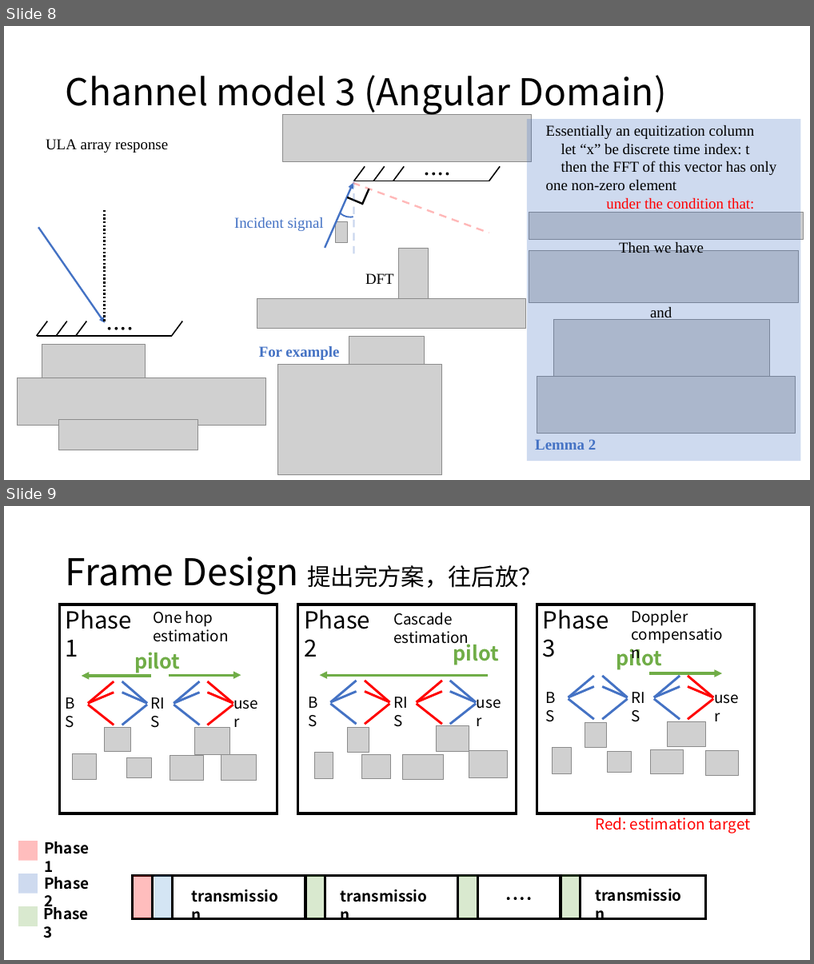
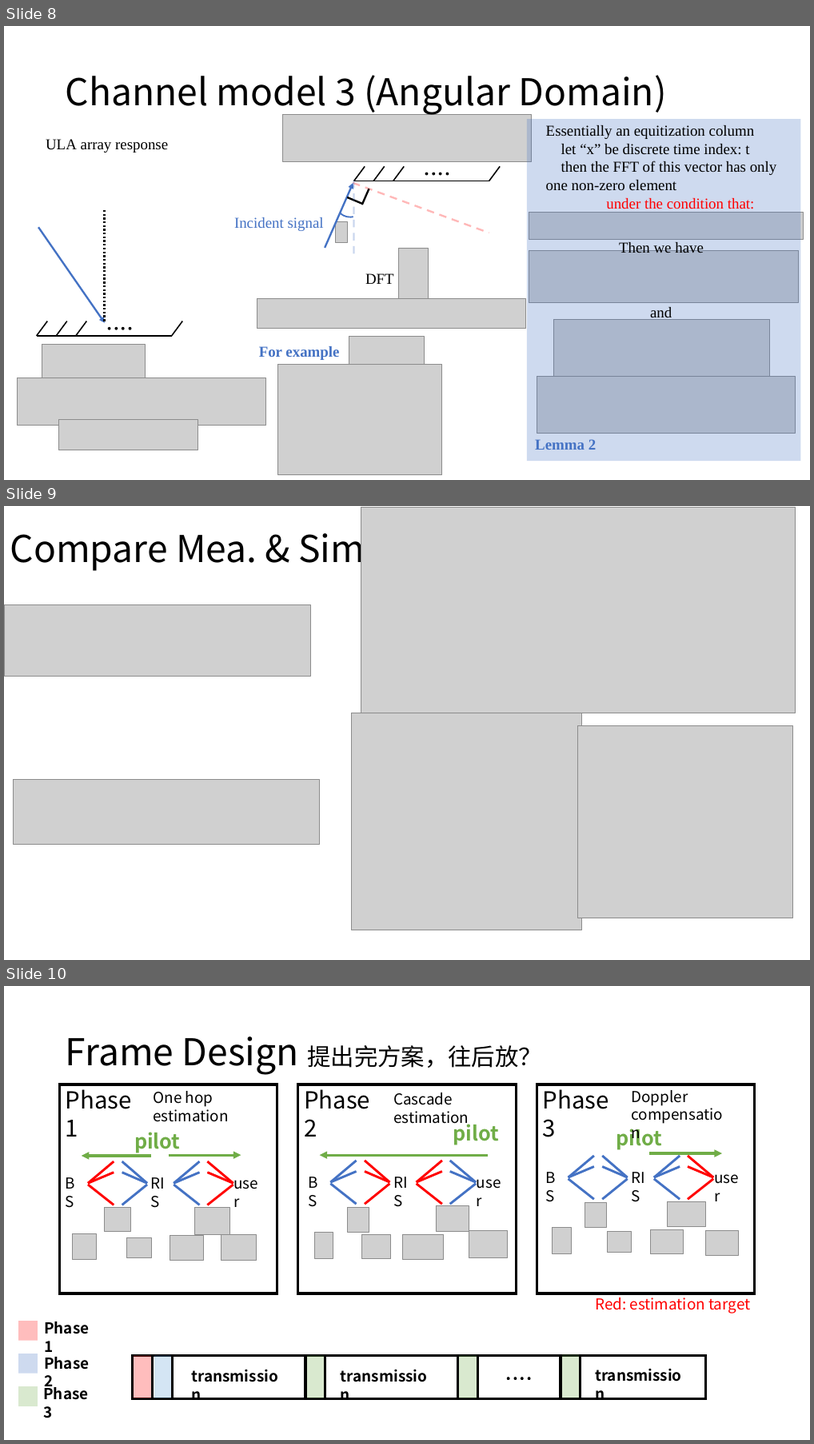
Before and after one commit to Brook1711/RIS-Angular-Domain, a slide deck: doc/RIS-angular-domain组会汇报.pptx. Shown one above the other, each under a label of ours: slides 8 and 9 before the commit, slides 8, 9 and 10 after it. The pictures are 814x964 and 814x1444 pixels, drawn with LibreOffice and Linux fonts; fonts in the diff are those of the drawing; grey boxes stand for pictures. Boxes give left, top, right and bottom in pixels: in the first picture for what was removed or moved away, otherwise in the second. Text is boxed around its words. In the diff, an @@ line names an element or a change of style, - is before the commit and + after.

```diff
--- a/doc/RIS-angular-domain组会汇报.pptx
+++ b/doc/RIS-angular-domain组会汇报.pptx
@@ slide 9 added at (4,506,810,960), background #FFFFFF @@
@@ title added at (10,524,375,572), 44 pt, text #000000 @@
+Compare Mea. & Sim.
@@ picture added at (361,508,796,713) @@
@@ picture added at (4,605,310,676) @@
@@ picture added at (352,713,582,929) @@
@@ picture added at (578,725,794,916) @@
@@ picture added at (14,780,320,844) @@
@@ what was slide 9 is now slide 10 @@
```
Also in this commit, not shown: 7 other files.
